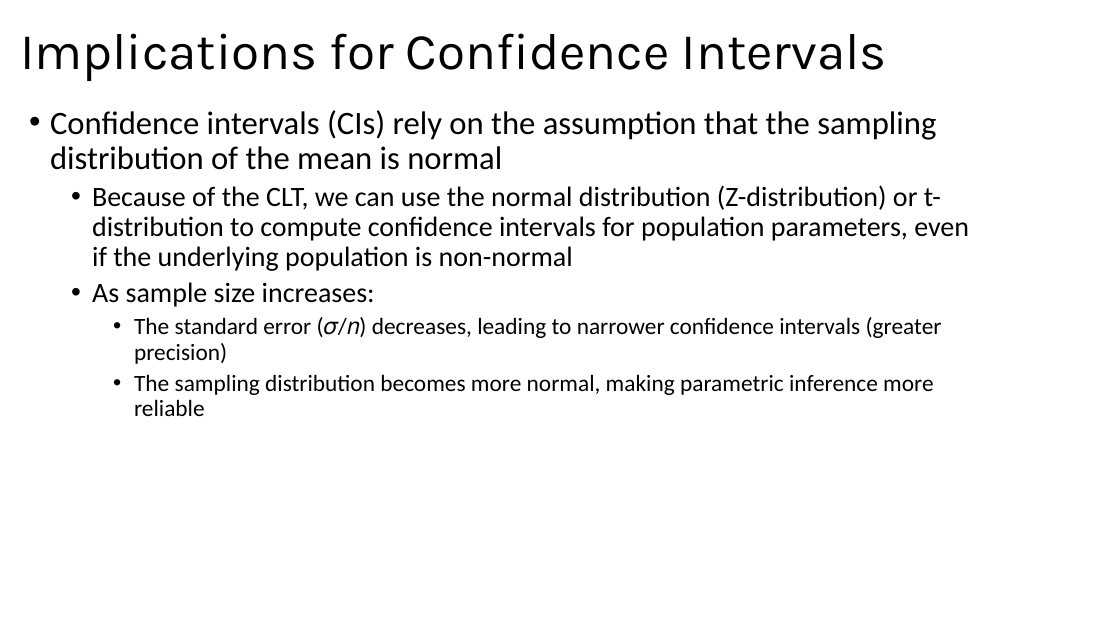
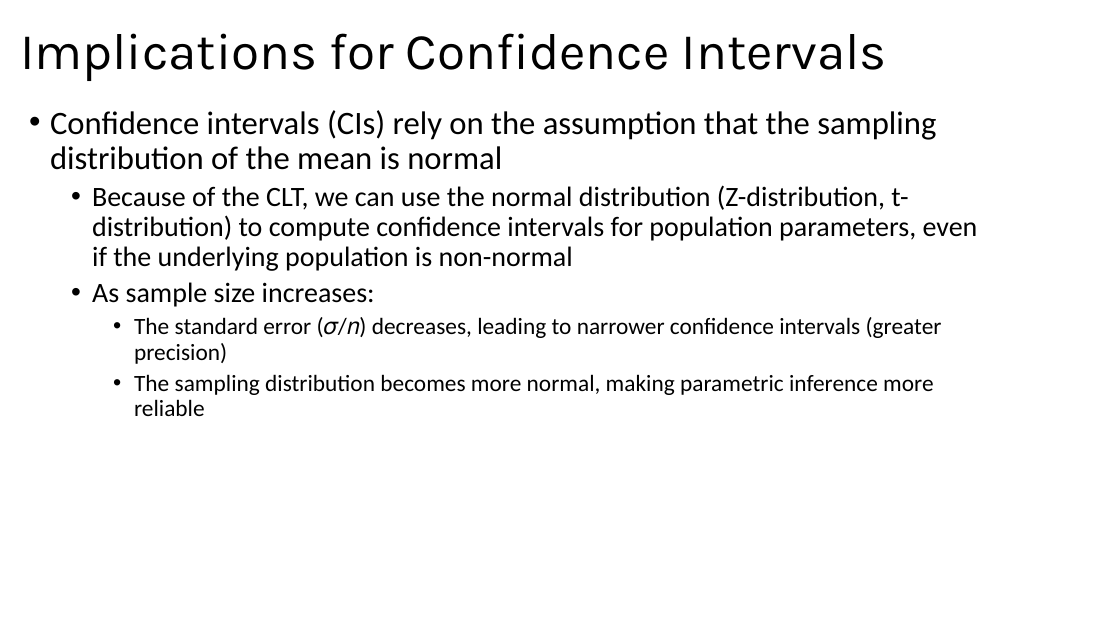
Before and after one commit to bigdataforsocialjustice/stats-for-social-justice, a slide deck: slide 5 of slides/dummy/dummy_vars.pptx. Drawn at 1120x630 pixels with LibreOffice and Linux fonts; fonts in the diff are those of the drawing. Boxes give left, top, right and bottom in pixels: in the first picture for what was removed or moved away, otherwise in the second. Text is boxed around its words. In the diff, an @@ line names an element or a change of style, - is before the commit and + after.

```diff
--- a/slides/dummy/dummy_vars.pptx
+++ b/slides/dummy/dummy_vars.pptx
@@ text at [92, 185, 978, 271]: text changed @@
-  • Because of the CLT, we can use the normal distribution (Z-distribution) or t-distribution to compute confidence intervals for population parameters, even if the underlying population is non-normal
+  • Because of the CLT, we can use the normal distribution (Z-distribution, t-distribution) to compute confidence intervals for population parameters, even if the underlying population is non-normal
```
Also in this commit, not shown: 13 other slides changed, 1 slide added.
